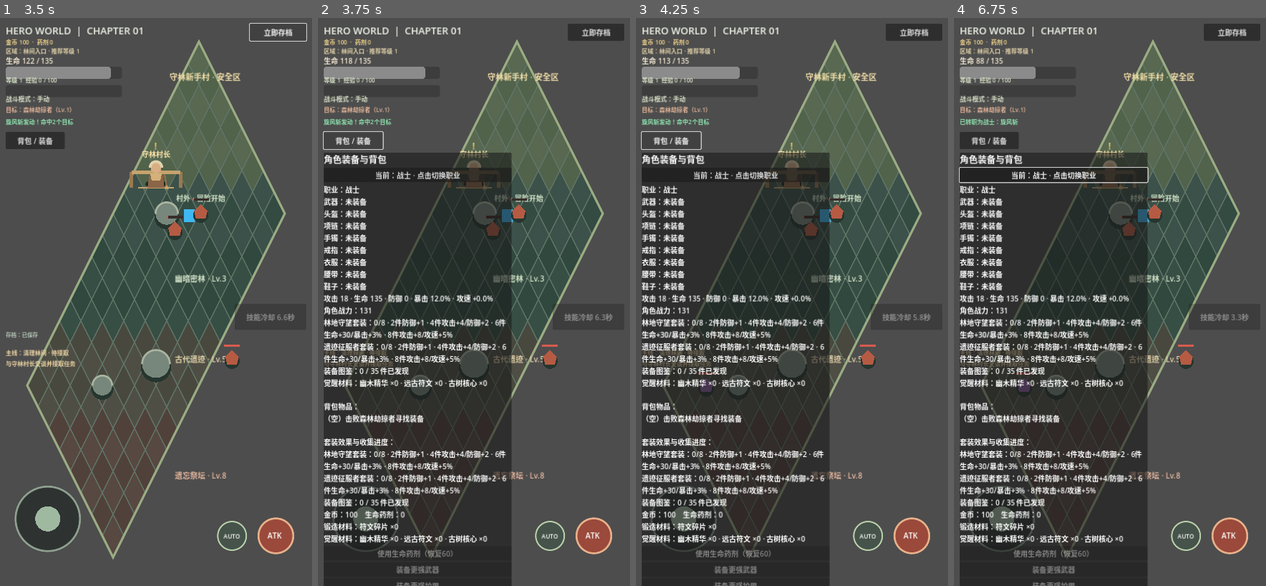
Above: before the commit, frames 1-4 (left to right).
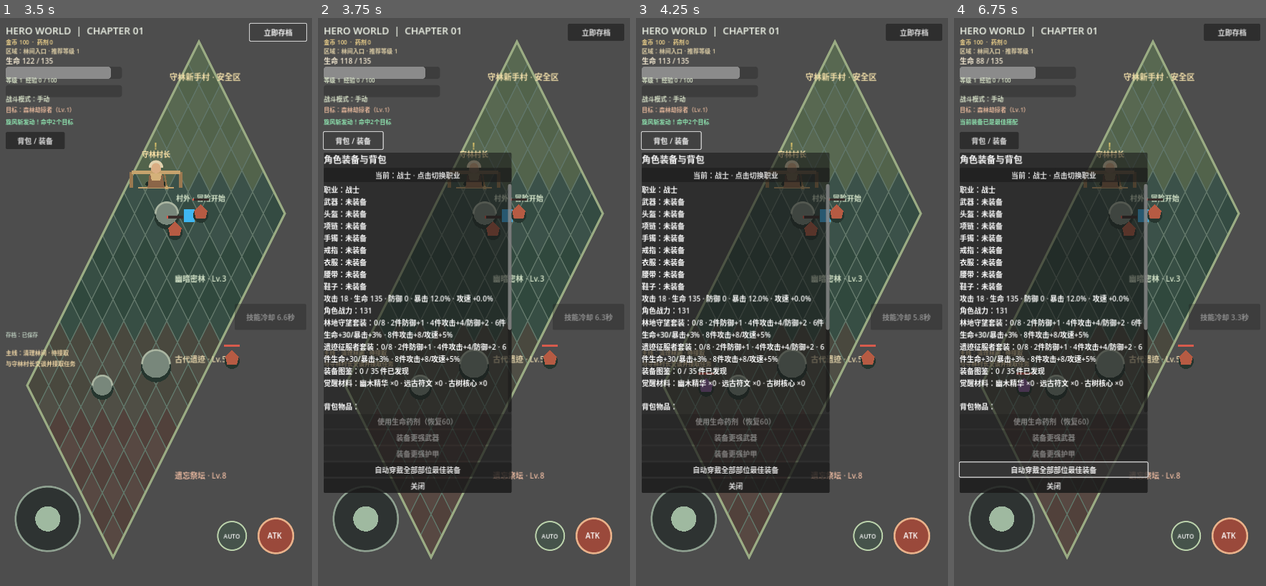
Above: after the commit, the same moments.

Repository: oneyi53/Legend53
Game: Godot game, scene res://scenes/boot/main.tscn
Two runs of this game, one before a commit and one after it. Both use one fixed random seed, a clock stepped at 60 frames per second and the inputs below.
Inputs (mouse positions are in pixels of both pictures, inside the frame that each line leads up to):
- Up to frame 1 (3.5 s): move the mouse to (227, 273) at 0.52 s; hold D (move_right) 0.53-1.25 s; tap Space (attack) at 0.6 s; click (227, 273) at 0.67 s; drag from (90, 330) to (140, 415) at 1.27 s; click "旋风斩" at 2 s; click "立即存档" at 2.75 s
- Up to frame 2 (3.75 s): click "背包 / 装备" at 3.5 s
- Up to frame 3 (4.25 s): no input
- Up to frame 4 (6.75 s): click "当前：战士 · 点击切换职业" at 4.25 s; click "当前：法师 · 点击切换职业" at 5 s; click "当前：道士 · 点击切换职业" at 5.75 s; click (1053, 472) at 6.5 s, where only the run after the commit has a clickable "自动穿戴全部部位最佳装备"

Frame 1 is identical in both runs. In frame 2, 12% of the frame differs, in the area x 1-63%, y 29-100%; in frame 3, 12%; in frame 4, 12%, in the area x 1-63%, y 17-100%.

Commit message:
Constrain inventory UI and assert mobile action visibility

Diff:
--- a/scripts/qa/visual_smoke_test.gd
+++ b/scripts/qa/visual_smoke_test.gd
@@ -51,6 +51,17 @@
         push_error("Visual smoke test: inventory panel did not become visible.")
         quit(1)
         return
+    for control_name in ["_potion_button", "_weapon_button", "_armor_button", "_equip_all_button"]:
+        var action_control := hud.get(control_name) as Control
+        if not is_instance_valid(action_control) or not action_control.visible:
+            push_error("Visual smoke test: inventory action %s is missing or hidden." % control_name)
+            quit(1)
+            return
+        var action_rect := action_control.get_global_rect()
+        if action_rect.position.y < 0.0 or action_rect.end.y > root.get_viewport().get_visible_rect().size.y:
+            push_error("Visual smoke test: inventory action %s is outside the visible screen." % control_name)
+            quit(1)
+            return
     if not _capture_viewport("hero-world-inventory.png"):
         quit(1)
         return
--- a/scripts/ui/battle_hud.gd
+++ b/scripts/ui/battle_hud.gd
@@ -157,7 +157,7 @@
     root.add_child(_npc_button)
     _inventory_panel = PanelContainer.new()
     _inventory_panel.position = Vector2(24, 312)
-    _inventory_panel.size = Vector2(420, 860)
+    _inventory_panel.size = Vector2(420, 760)
     _inventory_panel.visible = false
     _inventory_panel.mouse_filter = Control.MOUSE_FILTER_STOP
     root.add_child(_inventory_panel)
@@ -171,10 +171,16 @@
     _class_button.text = "切换职业"
     _class_button.pressed.connect(_cycle_class)
     content.add_child(_class_button)
+    var inventory_scroll := ScrollContainer.new()
+    inventory_scroll.custom_minimum_size = Vector2(380, 390)
+    inventory_scroll.size_flags_horizontal = Control.SIZE_EXPAND_FILL
+    inventory_scroll.size_flags_vertical = Control.SIZE_EXPAND_FILL
+    content.add_child(inventory_scroll)
     _inventory_text = Label.new()
-    _inventory_text.custom_minimum_size = Vector2(380, 360)
+    _inventory_text.custom_minimum_size = Vector2(380, 520)
+    _inventory_text.size_flags_horizontal = Control.SIZE_EXPAND_FILL
     _inventory_text.autowrap_mode = TextServer.AUTOWRAP_WORD_SMART
-    content.add_child(_inventory_text)
+    inventory_scroll.add_child(_inventory_text)
     _potion_button = Button.new()
     _potion_button.text = "使用生命药剂（恢复60）"
     _potion_button.pressed.connect(_use_potion)
Not shown, changed: docs/PROJECT_AUDIT.md
